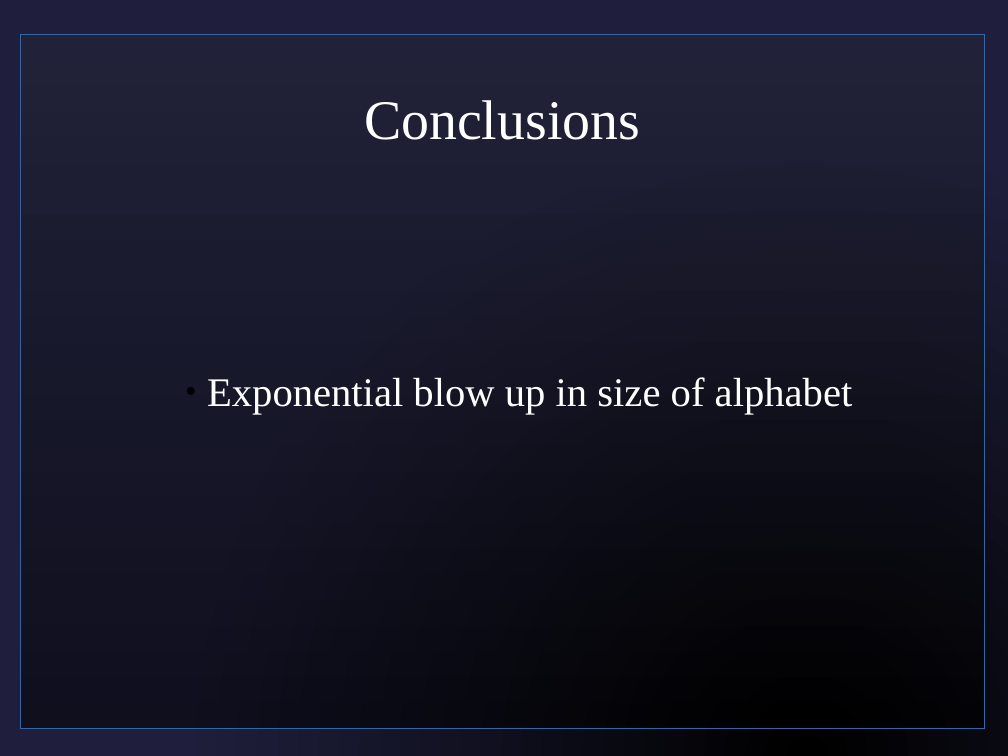
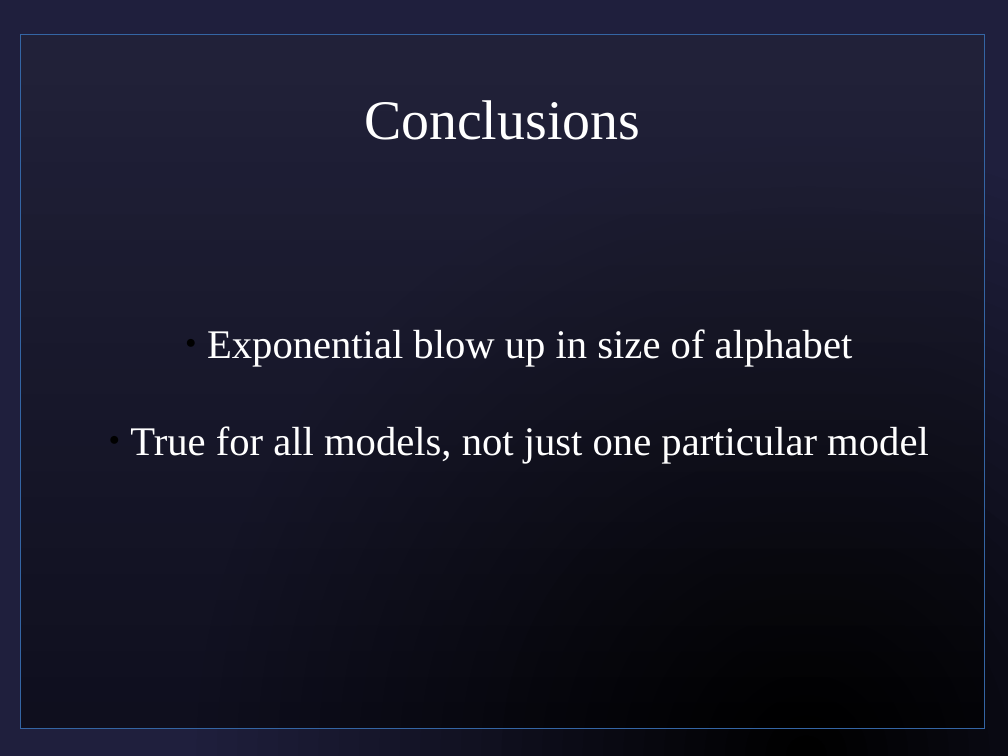
Before and after one commit to sjf/eventlogic, a slide deck: slide 25 of pres1.odp. Drawn at 1008x756 pixels with LibreOffice and Linux fonts; fonts in the diff are those of the drawing; background and template pictures are left out. Boxes give left, top, right and bottom in pixels: in the first picture for what was removed or moved away, otherwise in the second. Text is boxed around its words. In the diff, an @@ line names an element or a change of style, - is before the commit and + after.

```diff
--- a/pres1.odp
+++ b/pres1.odp
@@ subtitle at [130,426,929,463]: paragraph added @@
+  ● True for all models, not just one particular model
```
Also in this commit, not shown: 1 other slide changed.
